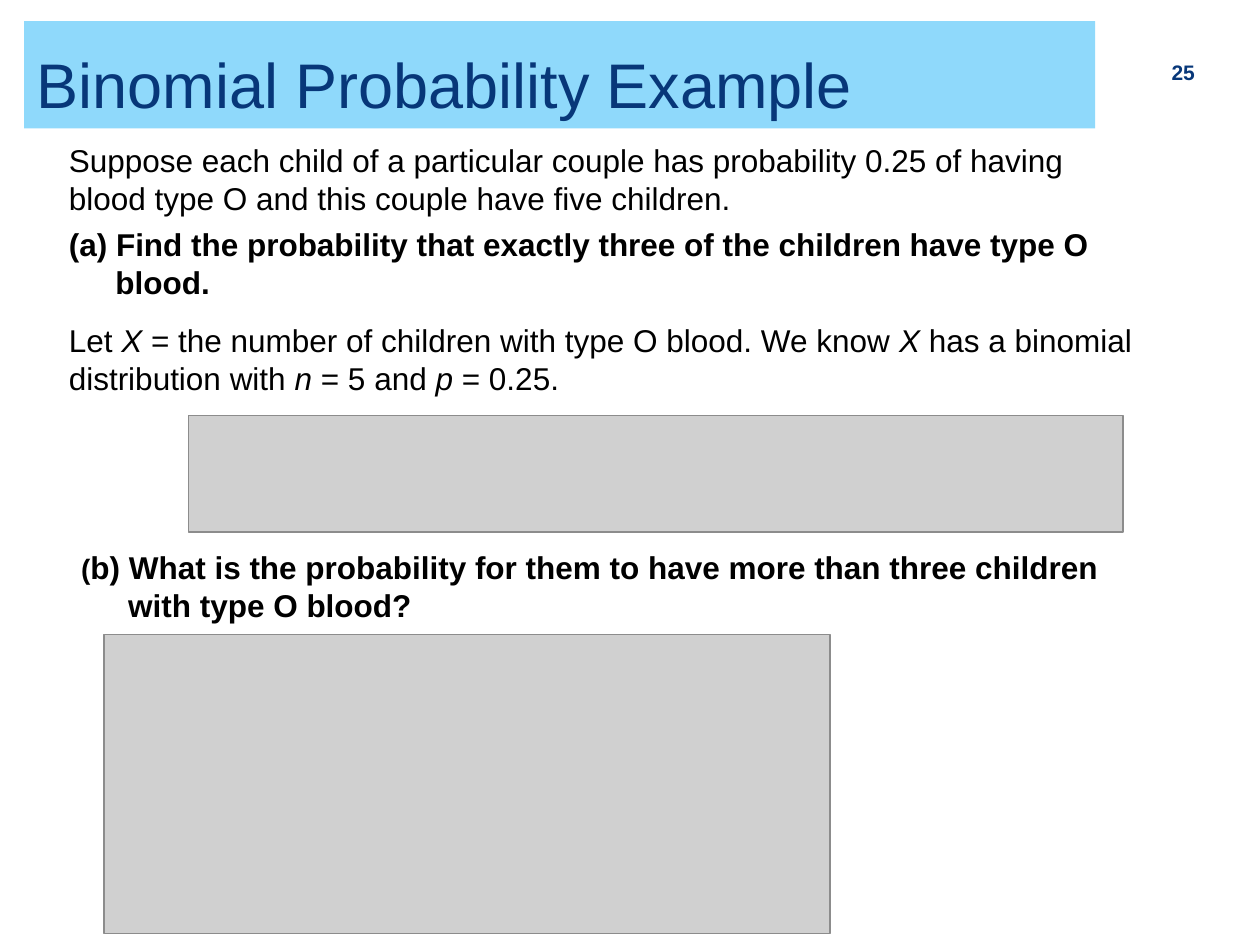
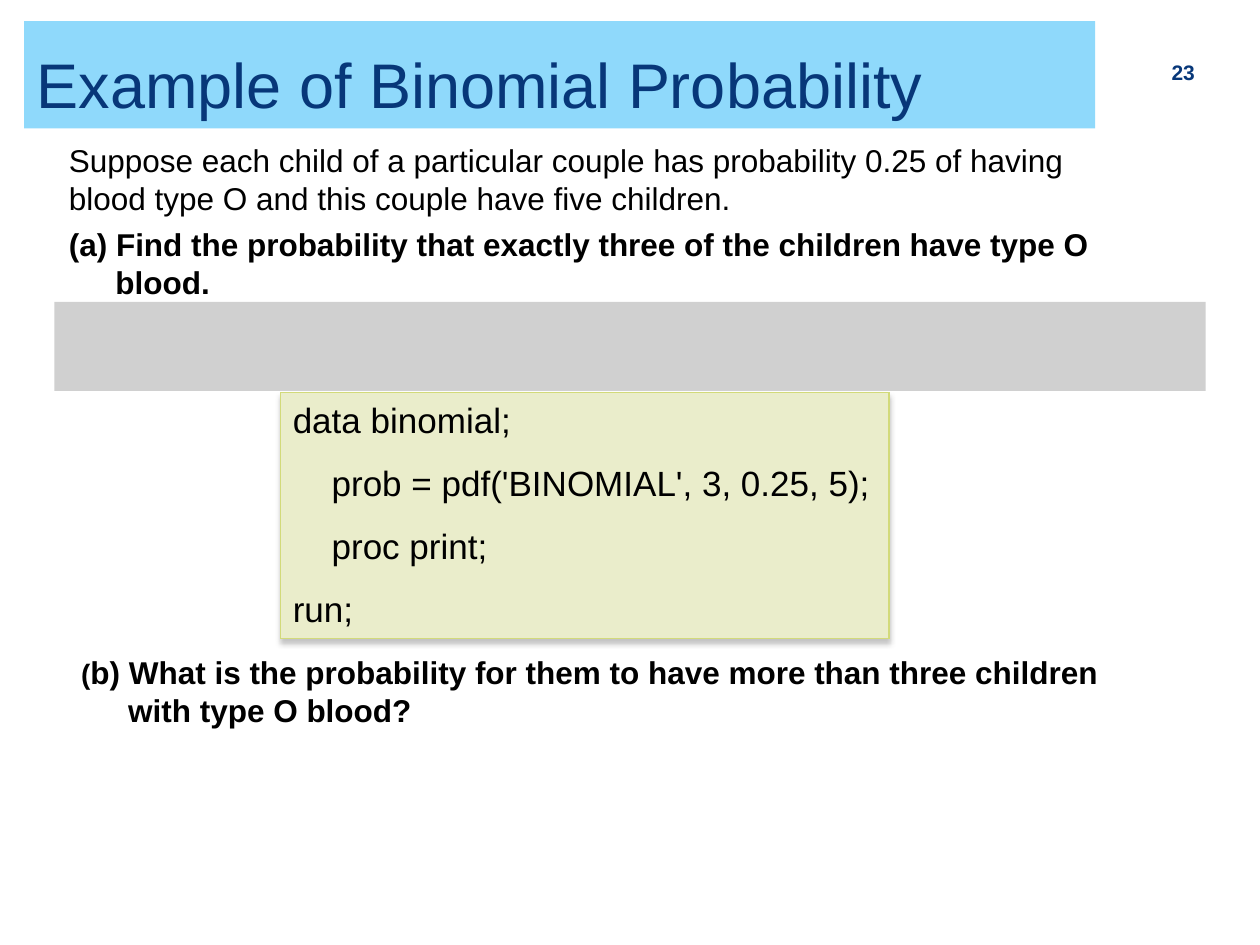
Before and after one commit to ZhiyangGeeZhou/ZhiyangGeeZhou.github.io, a slide deck: slide 23 of attach/UWM/UWM_PH702_2026Fall_Part05.pptx (slide 25 before the commit). Drawn at 1260x945 pixels with LibreOffice and Linux fonts; fonts in the diff are those of the drawing; grey boxes stand for pictures. Boxes give left, top, right and bottom in pixels: in the first picture for what was removed or moved away, otherwise in the second. Text is boxed around its words. In the diff, an @@ line names an element or a change of style, - is before the commit and + after.

```diff
--- a/attach/UWM/UWM_PH702_2026Fall_Part05.pptx
+++ b/attach/UWM/UWM_PH702_2026Fall_Part05.pptx
@@ title at box(37, 62, 922, 119): text changed @@
-Binomial Probability Example
+Example of Binomial Probability
@@ page number at box(1172, 65, 1195, 81): text changed @@
-25
+23
@@ picture added at box(54, 302, 1206, 392) @@
@@ text removed at box(69, 329, 1132, 396) @@
-Let X = the number of children with type O blood. We know X has a binomial distribution with n = 5 and p = 0.25.
@@ picture removed at box(188, 416, 1123, 532) @@
@@ rectangle added at box(281, 392, 890, 638), fill #EAEDCB, outline #D2DA7A 0.79 pt, 20 pt, text #000000 @@
+data binomial;
+prob = pdf('BINOMIAL', 3, 0.25, 5);
+proc print;
+run;
@@ text "(b) What is the probability ...": place and size @@
-text "(b) What is the probability ..." at box(90, 556, 1097, 623)
+text "(b) What is the probability ..." at box(90, 661, 1097, 728)
@@ picture removed at box(105, 635, 830, 934) @@
```
Also in this commit, not shown: 7 other slides changed, 1 slide added, 4 slides removed.
